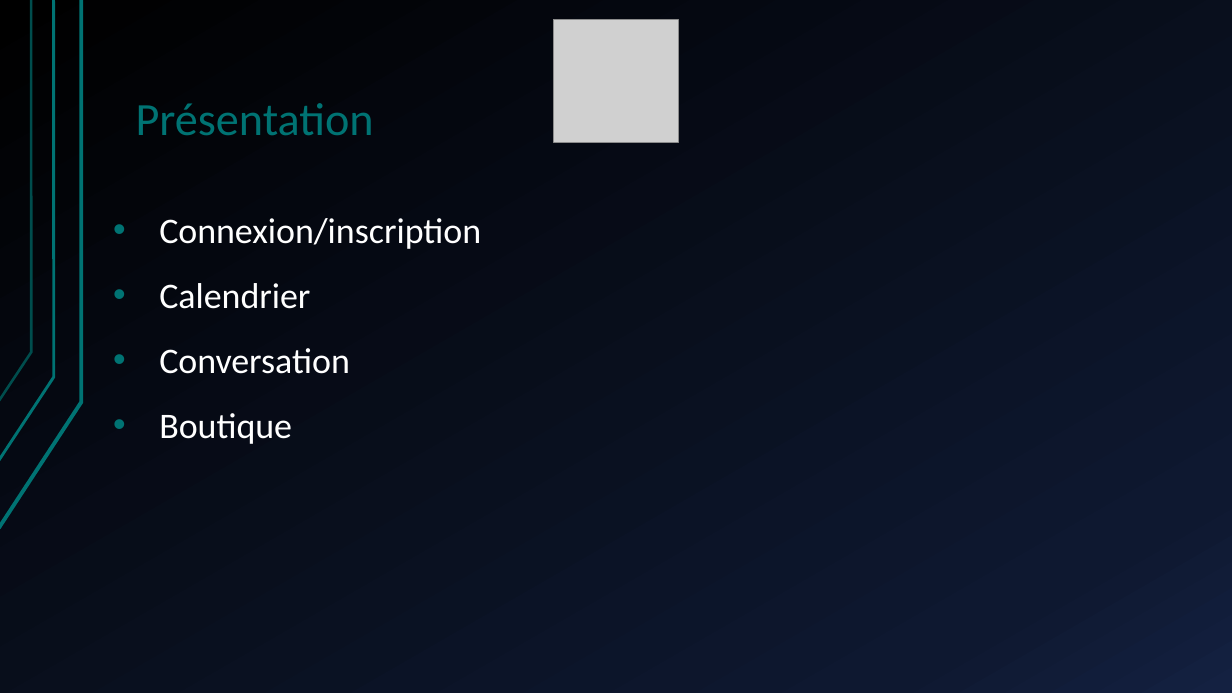
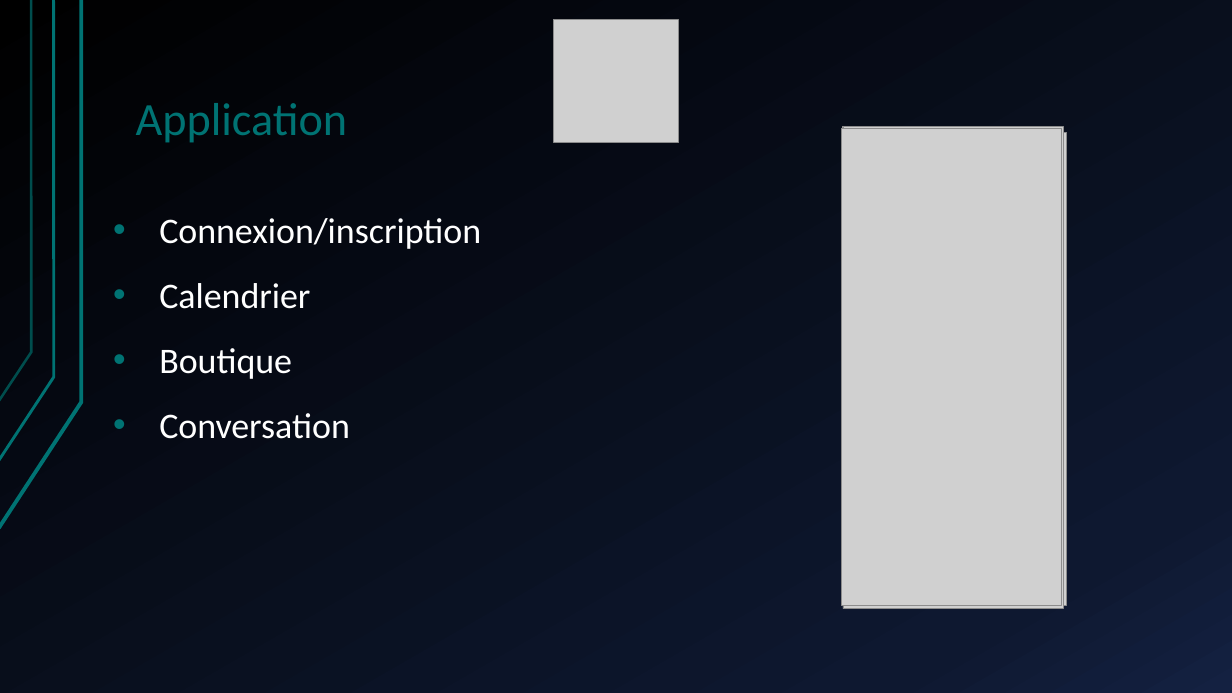
Before and after one commit to AymericPonjee/TFE-10DS, a slide deck: slide 6 of Rapport/PrésentationJuinTFE .pptx. Drawn at 1232x693 pixels with LibreOffice and Linux fonts; fonts in the diff are those of the drawing; grey boxes stand for pictures. Boxes give left, top, right and bottom in pixels: in the first picture for what was removed or moved away, otherwise in the second. Text is boxed around its words. In the diff, an @@ line names an element or a change of style, - is before the commit and + after.

```diff
--- a/Rapport/PrésentationJuinTFE .pptx
+++ b/Rapport/PrésentationJuinTFE .pptx
@@ title at (136, 103, 348, 143): text changed @@
-Présentation
+Application
@@ picture added at (841, 128, 1061, 605) @@
@@ picture added at (842, 127, 1060, 599) @@
@@ picture added at (842, 132, 1066, 605) @@
@@ picture added at (843, 127, 1063, 609) @@
@@ text at (159, 348, 292, 379): paragraph added @@
+• Boutique
@@ text at (159, 413, 292, 444): paragraph removed @@
-• Boutique
```
Also in this commit, not shown: 3 other slides changed, 1 slide added, 6 slides removed, 28 other files.
